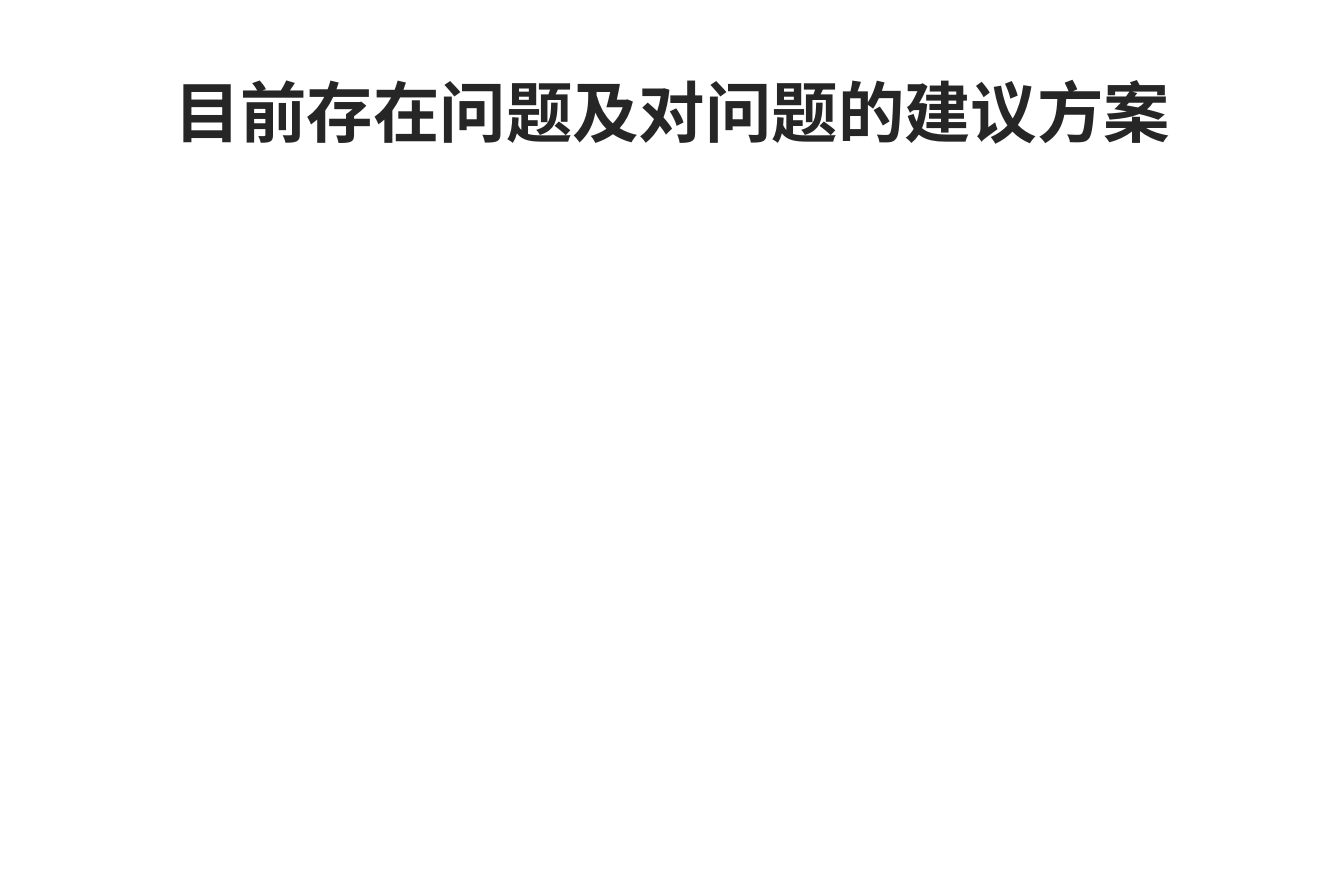
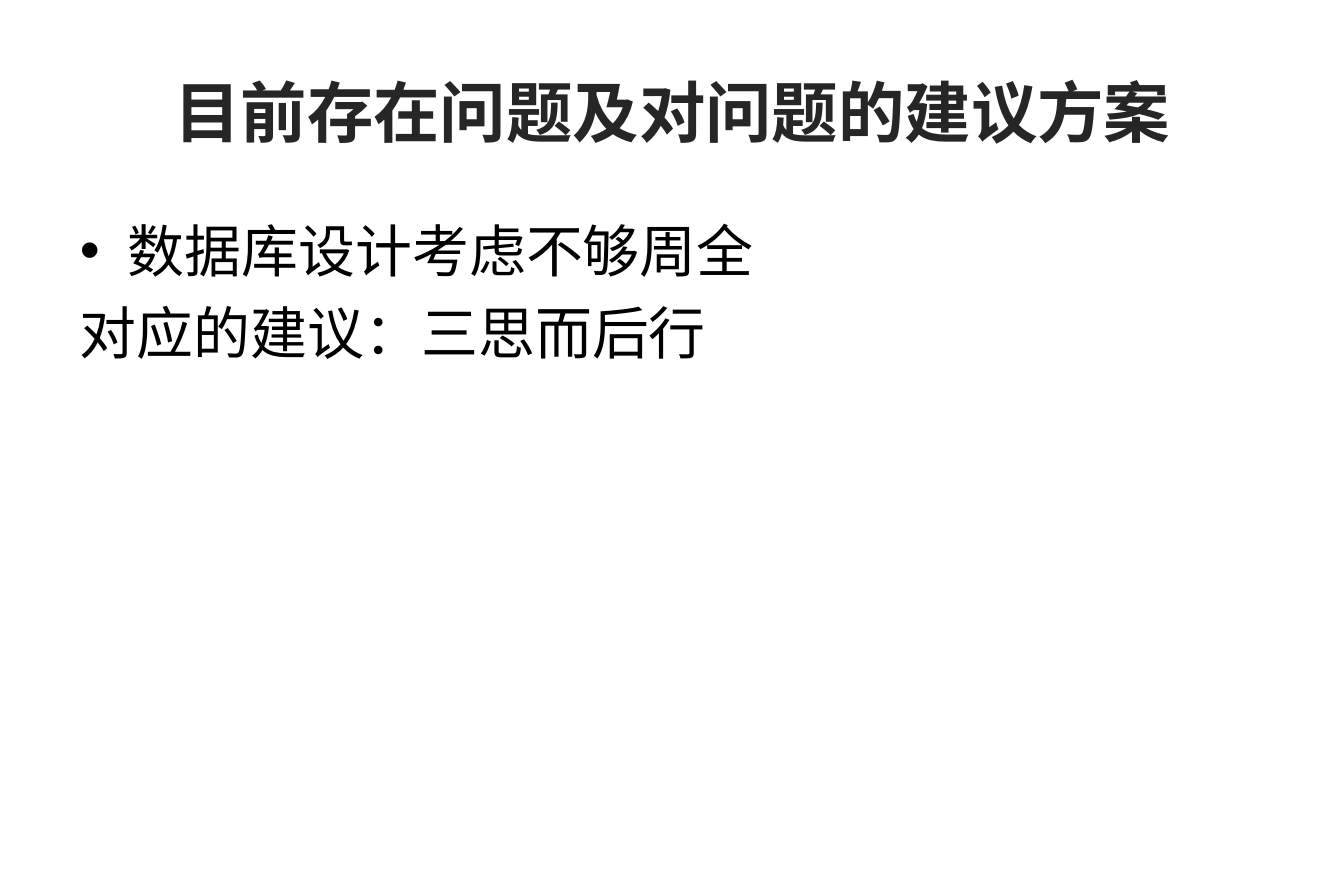
Before and after one commit to GitHubNull/linux_elf_analyze, a slide deck: slide 4 of 2017实习总结报告.ppt. Drawn at 1344x896 pixels with LibreOffice and Linux fonts; fonts in the diff are those of the drawing; background and template pictures are left out. Boxes give left, top, right and bottom in pixels: in the first picture for what was removed or moved away, otherwise in the second. Text is boxed around its words. In the diff, an @@ line names an element or a change of style, - is before the commit and + after.

```diff
--- a/2017实习总结报告.ppt
+++ b/2017实习总结报告.ppt
@@ text added at (80, 223, 754, 359), 36 pt, text #000000 @@
+• 数据库设计考虑不够周全
+对应的建议：三思而后行
```
Also in this commit, not shown: 5 other slides changed.
